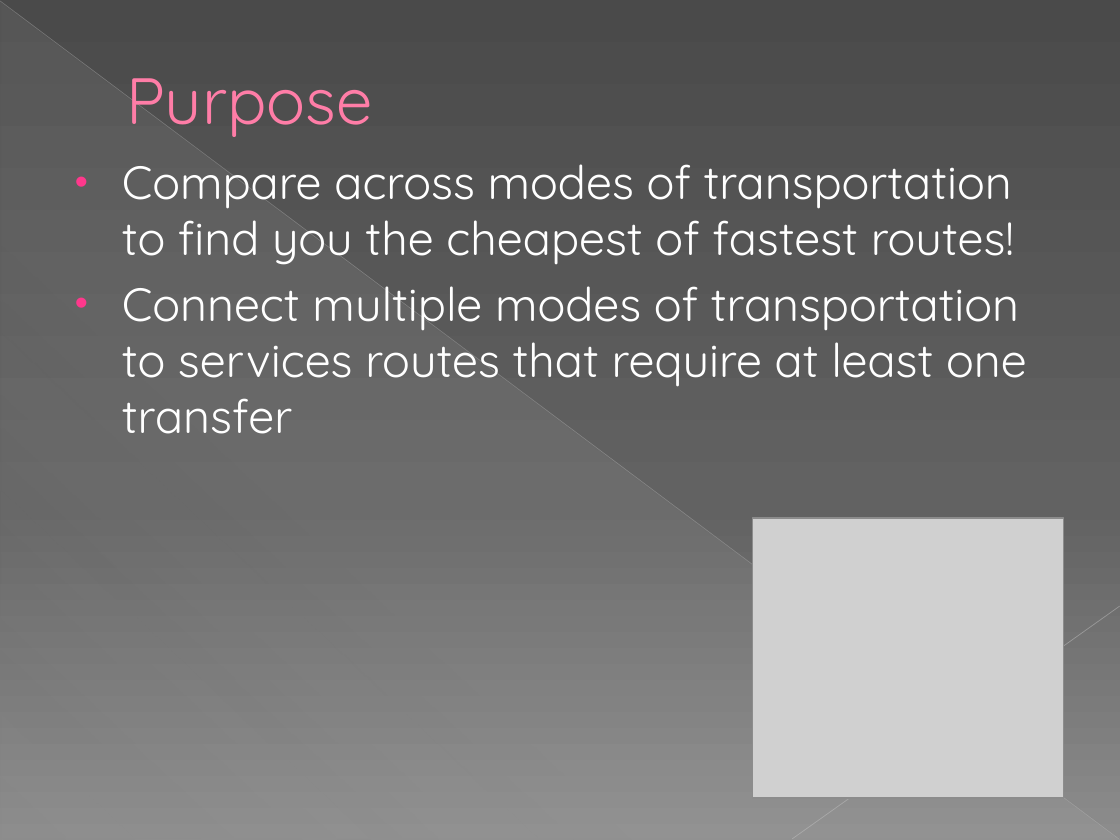
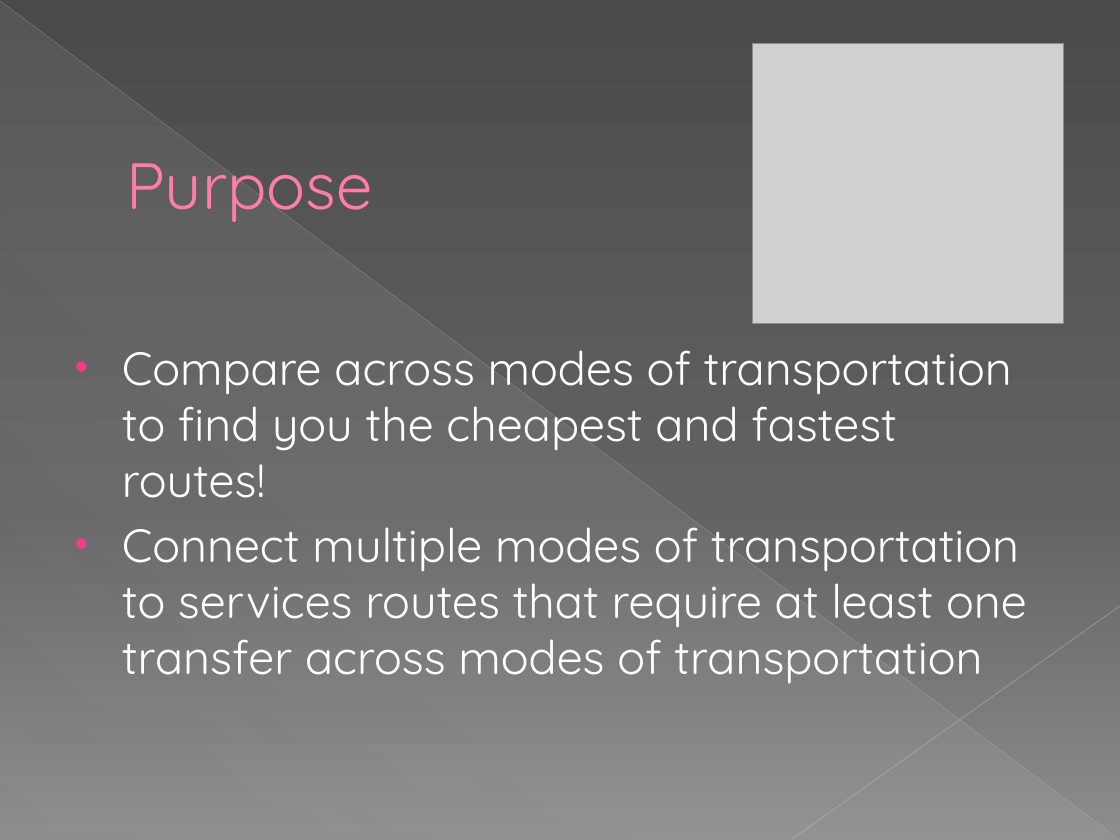
Before and after one commit to bitnovus/nightcrawler, a slide deck: slide 3 of nightcrawlerDemo.pptx (slide 2 before the commit). Drawn at 1120x840 pixels with LibreOffice and Linux fonts; fonts in the diff are those of the drawing; grey boxes stand for pictures. Boxes give left, top, right and bottom in pixels: in the first picture for what was removed or moved away, otherwise in the second. Text is boxed around its words. In the diff, an @@ line names an element or a change of style, - is before the commit and + after.

```diff
--- a/nightcrawlerDemo.pptx
+++ b/nightcrawlerDemo.pptx
@@ picture: place and size @@
-picture at [753, 517, 1064, 797]
+picture at [753, 44, 1064, 324]
@@ title "Purpose": place and size @@
-title "Purpose" at [126, 78, 372, 137]
+title "Purpose" at [126, 163, 372, 222]
@@ text at [122, 350, 1027, 684]: text changed @@
-• Compare across modes of transportation to find you the cheapest of fastest routes!
-• Connect multiple modes of transportation to services routes that require at least one transfer
+• Compare across modes of transportation to find you the cheapest and fastest routes!
+• Connect multiple modes of transportation to services routes that require at least one transfer across modes of transportation
```
Also in this commit, not shown: 4 other slides changed, 3 slides added, 1 other file.
